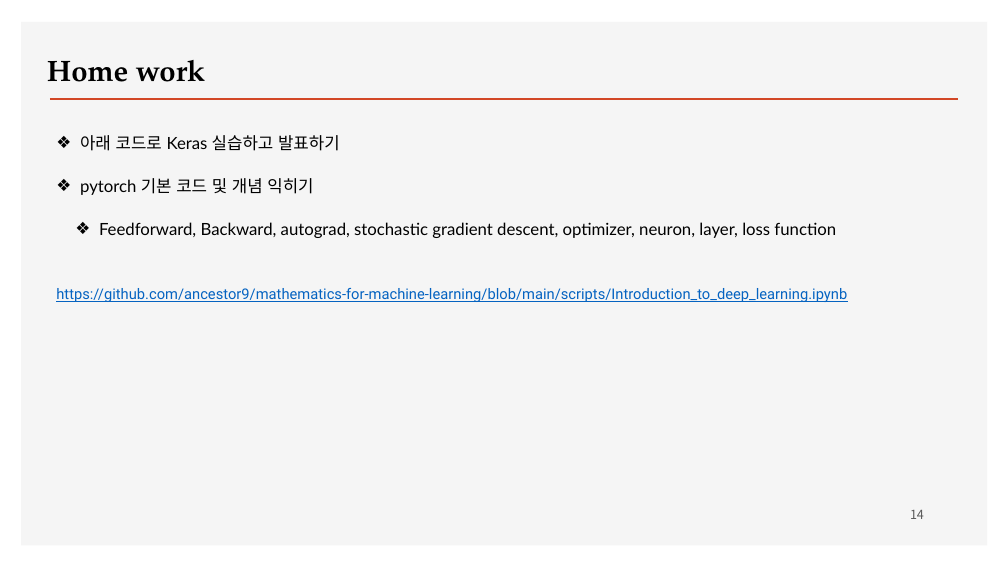
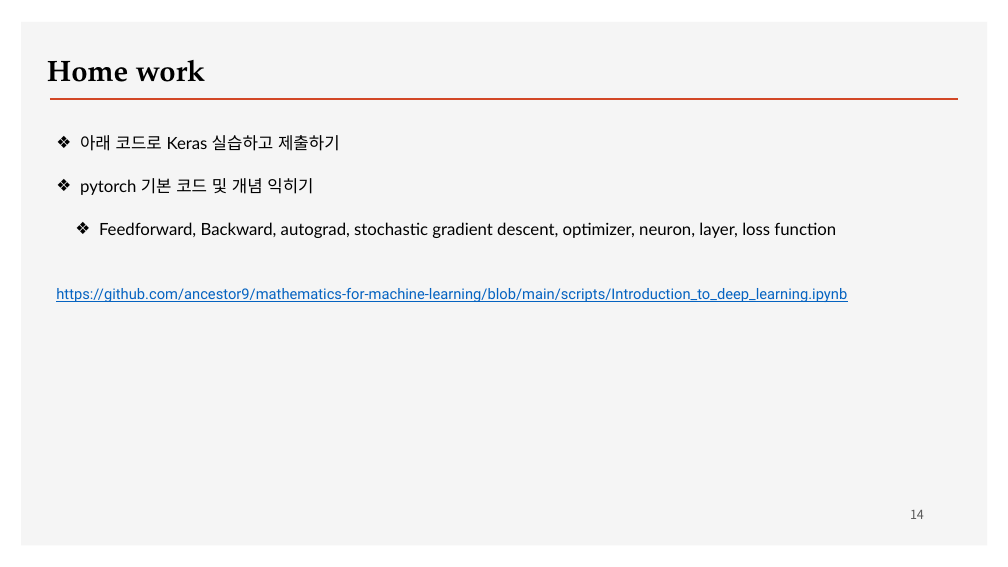
Before and after one commit to ancestor9/2026_Fall_Deep-Learning-with-Python, a slide deck: slide 14 of Chapter 01 What is deep learning.pptx. Drawn at 1008x567 pixels with LibreOffice and Linux fonts; fonts in the diff are those of the drawing; background and template pictures are left out. Boxes give left, top, right and bottom in pixels: in the first picture for what was removed or moved away, otherwise in the second. Text is boxed around its words. In the diff, an @@ line names an element or a change of style, - is before the commit and + after.

```diff
--- a/Chapter 01 What is deep learning.pptx
+++ b/Chapter 01 What is deep learning.pptx
@@ text at (80, 135, 340, 151): text changed @@
-❖ 아래 코드로 Keras 실습하고 발표하기
+❖ 아래 코드로 Keras 실습하고 제출하기
```
Also in this commit, not shown: 1 other slide changed.
